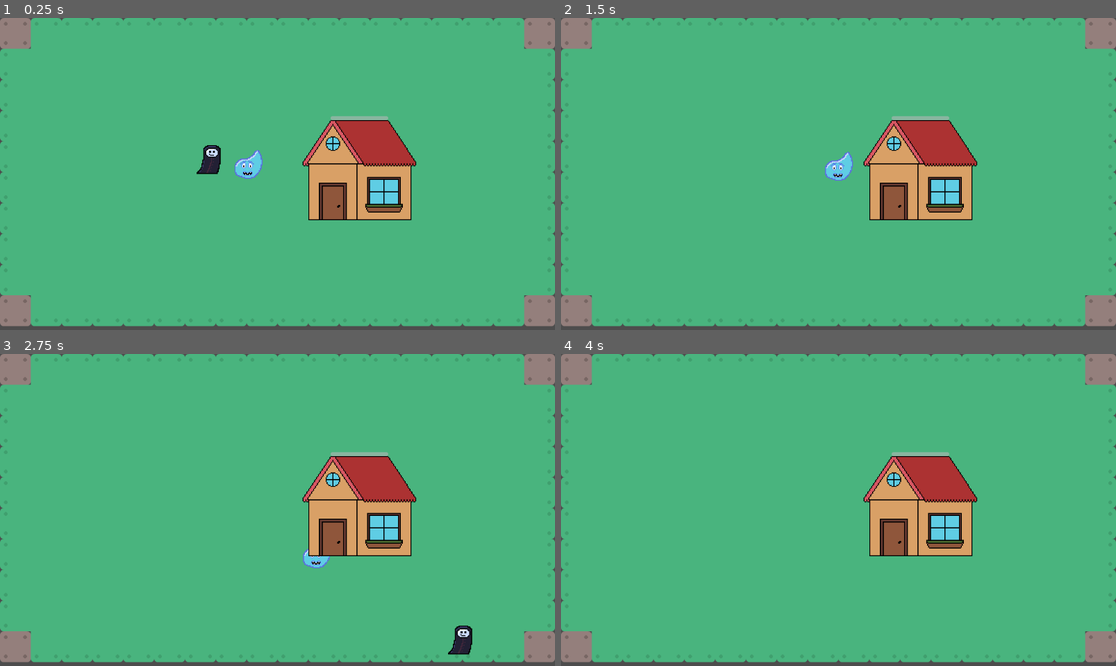
Above: before the commit, frames 1-4 (two rows, left to right).
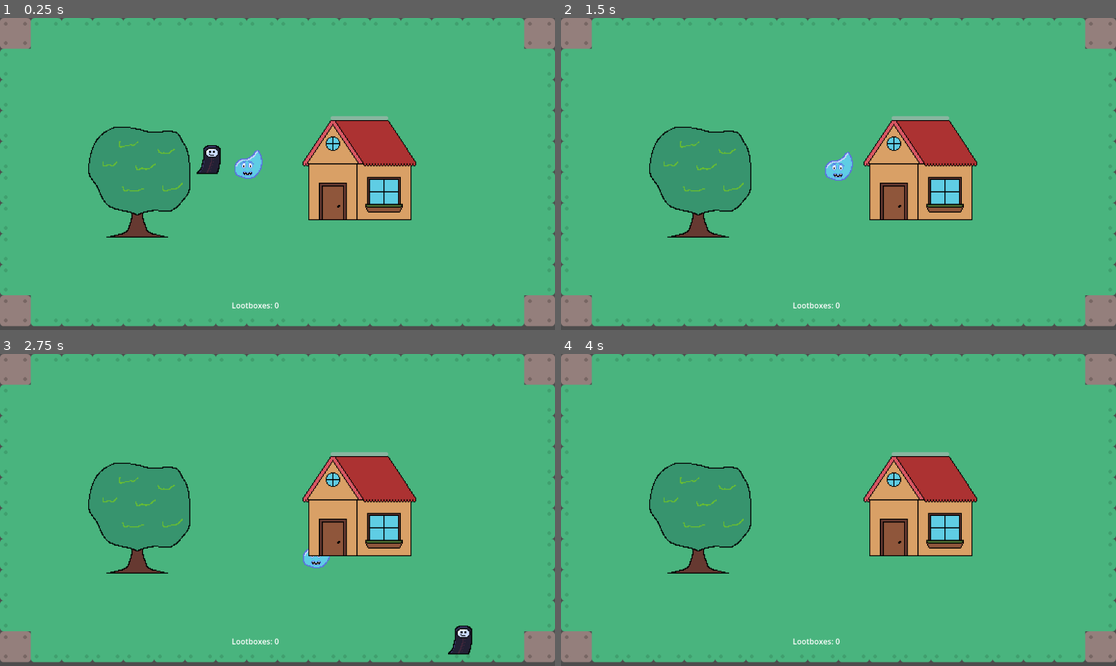
Above: after the commit, the same moments.

Repository: Uvecrep/Gamba
Game: Godot game, scene res://levels/main.tscn
Two runs of this game, one before a commit and one after it. Both use one fixed random seed, a clock stepped at 60 frames per second and the inputs below.
Inputs:
- Up to frame 1 (0.25 s): no input
- Up to frame 2 (1.5 s): tap Enter at 0.5 s; hold D (right) 0.53-1.28 s; tap E (interact, bound only after the commit) at 0.6 s; tap Q (use_lootbox, bound only after the commit) at 0.8, 1.35 s; hold S (down) from 1.28 s (still down)
- Up to frame 3 (2.75 s): tap E (interact, bound only after the commit) at 1.55, 2.1 s; release S (down) at 2.03 s; hold D (right) from 2.03 s (still down); tap Q (use_lootbox, bound only after the commit) at 2.3 s
- Up to frame 4 (4 s): release D (right) at 2.78 s; hold W (up) 2.78-3.53 s; tap Q (use_lootbox, bound only after the commit) at 2.85, 3.8 s; tap E (interact, bound only after the commit) at 3.05, 3.6 s; hold A (left) from 3.53 s (still down)

The runs differ from the first frame. In frame 1, 4.7% of the frame differs, in the area x 15-51%, y 34-94%; in frame 2, 4.7%; in frame 3, 4.7%; in frame 4, 4.7%.

Commit message:
Add new tree and lootbox entities with inventory management and UI updates

Diff:
--- a/assets/lootbox/lootbox.gd
+++ b/assets/lootbox/lootbox.gd
@@ -13,13 +13,13 @@
 		assert(false, "Lootbox.roll() failed: lootTable is empty")
 		return null
 
-	var total_weight := 0.0
+	var total_weight: float = 0.0
 
 	for x in lootTable:
 		total_weight += x.weight
 
-	var rand := randf() * total_weight
-	var cumulative := 0.0
+	var rand: float = randf() * total_weight
+	var cumulative: float = 0.0
 
 	for x in lootTable:
 		cumulative += x.weight
--- a/assets/lootbox/lootbox_testing/lootbox_testing.gd
+++ b/assets/lootbox/lootbox_testing/lootbox_testing.gd
@@ -15,8 +15,8 @@
 	LoadResourceLineEdit.text = "res://assets/Lootbox/Lootbox_testing/example_Lootbox.tres"
 	reload_Lootbox_ui()
 
-func load_loot_box_resource(path: String):
-	var loaded_resource = ResourceLoader.load(path)
+func load_loot_box_resource(path: String) -> void:
+	var loaded_resource: Resource = ResourceLoader.load(path)
 
 	if not loaded_resource:
 		print("Failed to load resource at path: " + path)
@@ -28,7 +28,7 @@
 
 	LoadedLootbox = loaded_resource
 
-func reload_Lootbox_ui():
+func reload_Lootbox_ui() -> void:
 	LootboxPathLabel.text = LoadedLootbox.resource_path if LoadedLootbox != null else "none"
 	LootboxNameLabel.text = LoadedLootbox.name if LoadedLootbox != null else "none"
 	LootboxColorLabel.text = LoadedLootbox.color if LoadedLootbox != null else "none"
--- a/entities/enemy/enemy.gd
+++ b/entities/enemy/enemy.gd
@@ -9,8 +9,8 @@
 @export var nearby_target_radius: float = 180.0
 @export var max_health: float = 100.0
 
-const PHYSICS_LAYER_WORLD := 1 << 0
-const PHYSICS_LAYER_ENEMY := 1 << 2
+const PHYSICS_LAYER_WORLD: int = 1 << 0
+const PHYSICS_LAYER_ENEMY: int = 1 << 2
 
 var _current_target: Node2D
 var _time_to_repath: float = 0.0
@@ -33,9 +33,9 @@
 		_time_to_repath = repath_interval
 
 	if is_instance_valid(_current_target):
-		var target_distance := global_position.distance_to(_current_target.global_position)
+		var target_distance: float = global_position.distance_to(_current_target.global_position)
 		# Use collider size to avoid pushing into targets and causing sticky contact.
-		var stop_distance := _get_stop_distance(_current_target)
+		var stop_distance: float = _get_stop_distance(_current_target)
 		if target_distance > stop_distance:
 			velocity = global_position.direction_to(_current_target.global_position) * move_speed
 		else:
@@ -67,7 +67,7 @@
 	_health_bar.visible = true
 
 func _find_priority_target() -> Node2D:
-	var nearby_target := _find_closest_target_in_groups(nearby_target_groups, nearby_target_radius)
+	var nearby_target: Node2D = _find_closest_target_in_groups(nearby_target_groups, nearby_target_radius)
 	if is_instance_valid(nearby_target):
 		return nearby_target
 
@@ -75,9 +75,9 @@
 
 func _find_closest_target_in_groups(group_names: PackedStringArray, radius: float) -> Node2D:
 	var closest_target: Node2D
-	var closest_distance_sq := INF
-	var has_radius_limit := radius > 0.0
-	var radius_sq := radius * radius
+	var closest_distance_sq: float = INF
+	var has_radius_limit: bool = radius > 0.0
+	var radius_sq: float = radius * radius
 
 	for group_name in group_names:
 		for candidate in get_tree().get_nodes_in_group(group_name):
@@ -86,8 +86,8 @@
 			if not candidate is Node2D:
 				continue
 
-			var candidate_2d := candidate as Node2D
-			var distance_sq := global_position.distance_squared_to(candidate_2d.global_position)
+			var candidate_2d: Node2D = candidate as Node2D
+			var distance_sq: float = global_position.distance_squared_to(candidate_2d.global_position)
 			if has_radius_limit and distance_sq > radius_sq:
 				continue
 
@@ -102,7 +102,7 @@
 		return null
 
 	var closest_target: Node2D
-	var closest_distance_sq := INF
+	var closest_distance_sq: float = INF
 
 	for candidate in get_tree().get_nodes_in_group(group_name):
 		if candidate == self:
@@ -110,8 +110,8 @@
 		if not candidate is Node2D:
 			continue
 
-		var candidate_2d := candidate as Node2D
-		var distance_sq := global_position.distance_squared_to(candidate_2d.global_position)
+		var candidate_2d: Node2D = candidate as Node2D
+		var distance_sq: float = global_position.distance_squared_to(candidate_2d.global_position)
 		if distance_sq < closest_distance_sq:
 			closest_distance_sq = distance_sq
 			closest_target = candidate_2d
@@ -119,28 +119,28 @@
 	return closest_target
 
 func _get_stop_distance(target: Node2D) -> float:
-	var self_radius := _estimate_collision_radius(self)
-	var target_radius := _estimate_collision_radius(target)
-	var collision_stop_distance := self_radius + target_radius + target_stop_padding
+	var self_radius: float = _estimate_collision_radius(self)
+	var target_radius: float = _estimate_collision_radius(target)
+	var collision_stop_distance: float = self_radius + target_radius + target_stop_padding
 	return maxf(target_reach_distance, collision_stop_distance)
 
 func _estimate_collision_radius(body: Node2D) -> float:
-	var collision_shape := body.get_node_or_null("CollisionShape2D") as CollisionShape2D
+	var collision_shape: CollisionShape2D = body.get_node_or_null("CollisionShape2D") as CollisionShape2D
 	if collision_shape == null or collision_shape.shape == null:
 		return 0.0
 
-	var max_scale := maxf(absf(collision_shape.global_scale.x), absf(collision_shape.global_scale.y))
+	var max_scale: float = maxf(absf(collision_shape.global_scale.x), absf(collision_shape.global_scale.y))
 
 	if collision_shape.shape is RectangleShape2D:
-		var rect_shape := collision_shape.shape as RectangleShape2D
+		var rect_shape: RectangleShape2D = collision_shape.shape as RectangleShape2D
 		return rect_shape.size.length() * 0.5 * max_scale
 
 	if collision_shape.shape is CircleShape2D:
-		var circle_shape := collision_shape.shape as CircleShape2D
+		var circle_shape: CircleShape2D = collision_shape.shape as CircleShape2D
 		return circle_shape.radius * max_scale
 
 	if collision_shape.shape is CapsuleShape2D:
-		var capsule_shape := collision_shape.shape as CapsuleShape2D
+		var capsule_shape: CapsuleShape2D = collision_shape.shape as CapsuleShape2D
 		return (capsule_shape.height * 0.5 + capsule_shape.radius) * max_scale
 
 	return 0.0
--- a/entities/enemy/enemy_spawner.gd
+++ b/entities/enemy/enemy_spawner.gd
@@ -24,32 +24,32 @@
 	if _alive_enemy_count() >= max_alive_enemies:
 		return
 
-	var enemy_instance := enemy_scene.instantiate()
+	var enemy_instance: Node = enemy_scene.instantiate()
 	if not enemy_instance is Node2D:
 		push_warning("enemy_scene is not a Node2D scene.")
 		return
 
-	var enemy_2d := enemy_instance as Node2D
+	var enemy_2d: Node2D = enemy_instance as Node2D
 	enemy_2d.global_position = _pick_spawn_position()
 	_resolve_target_parent().add_child(enemy_instance)
 
 func _alive_enemy_count() -> int:
-	var count := 0
+	var count: int = 0
 	for enemy in get_tree().get_nodes_in_group("enemies"):
 		if is_instance_valid(enemy):
 			count += 1
 	return count
 
 func _pick_spawn_position() -> Vector2:
-	var spawn_root := get_node_or_null(spawn_points_root_path)
+	var spawn_root: Node = get_node_or_null(spawn_points_root_path)
 	if spawn_root == null:
 		return global_position
 
-	var points := spawn_root.get_children()
+	var points: Array[Node] = spawn_root.get_children()
 	if points.is_empty():
 		return global_position
 
-	var random_point := points[randi() % points.size()]
+	var random_point: Node = points[randi() % points.size()]
 	if random_point is Node2D:
 		return (random_point as Node2D).global_position
 
@@ -57,7 +57,7 @@
 
 func _resolve_target_parent() -> Node:
 	if target_parent_path != NodePath(""):
-		var configured_parent := get_node_or_null(target_parent_path)
+		var configured_parent: Node = get_node_or_null(target_parent_path)
 		if configured_parent != null:
 			return configured_parent
 
--- a/entities/player/player.gd
+++ b/entities/player/player.gd
@@ -1,9 +1,20 @@
 extends CharacterBody2D
 
-@export var speed = 400
+@export var speed: float = 400.0
+@export var starting_lootboxes: int = 0
+@export var harvest_range: float = 96.0
+@export var harvest_amount_per_interaction: int = 1
+@export var harvest_action: StringName = &"interact"
+@export var use_lootbox_action: StringName = &"use_lootbox"
+@export var summon_scene: PackedScene = preload("res://entities/summon/summon.tscn")
+@export var summon_spawn_distance: float = 48.0
 
-const PHYSICS_LAYER_WORLD := 1 << 0
-const PHYSICS_LAYER_PLAYER := 1 << 1
+signal lootbox_inventory_changed(current: int, previous: int)
+
+const PHYSICS_LAYER_WORLD: int = 1 << 0
+const PHYSICS_LAYER_PLAYER: int = 1 << 1
+
+var inventory: PlayerInventory = PlayerInventory.new()
 
 func _ready() -> void:
 	motion_mode = CharacterBody2D.MOTION_MODE_FLOATING
@@ -11,10 +22,100 @@
 	collision_mask = PHYSICS_LAYER_WORLD
 	add_to_group("players")
 
-func get_input():
-	var input_direction = Input.get_vector("left", "right", "up", "down")
+	if not inventory.lootboxes_changed.is_connected(_on_inventory_lootboxes_changed):
+		inventory.lootboxes_changed.connect(_on_inventory_lootboxes_changed)
+
+	inventory.set_lootbox_count(starting_lootboxes)
+
+func get_lootbox_count() -> int:
+	return inventory.get_lootbox_count()
+
+func add_lootboxes(amount: int) -> int:
+	return inventory.add_lootboxes(amount)
+
+func try_spend_lootboxes(amount: int) -> bool:
+	return inventory.try_spend_lootboxes(amount)
+
+func _on_inventory_lootboxes_changed(current: int, previous: int) -> void:
+	lootbox_inventory_changed.emit(current, previous)
+
+func get_input() -> void:
+	var input_direction: Vector2 = Input.get_vector("left", "right", "up", "down")
 	velocity = input_direction * speed
 
-func _physics_process(_delta):
+func _physics_process(_delta: float) -> void:
 	get_input()
 	move_and_slide()
+	_try_harvest_tree()
+	_try_use_lootbox()
+
+func _try_harvest_tree() -> void:
+	if not Input.is_action_just_pressed(harvest_action):
+		return
+
+	var nearest_tree: Node = _find_nearest_harvestable_tree()
+	if nearest_tree == null:
+		return
+
+	var harvested: int = int(nearest_tree.call("harvest_fruit", harvest_amount_per_interaction))
+	if harvested > 0:
+		add_lootboxes(harvested)
+
+func _find_nearest_harvestable_tree() -> Node:
+	var trees: Array = get_tree().get_nodes_in_group("trees")
+	var nearest_tree: Node = null
+	var nearest_distance_sq: float = harvest_range * harvest_range
+
+	for tree in trees:
+		if not (tree is Node2D):
+			continue
+		if not tree.has_method("can_harvest") or not tree.has_method("harvest_fruit"):
+			continue
+		if not bool(tree.call("can_harvest")):
+			continue
+
+		var tree_node: Node2D = tree as Node2D
+		var distance_sq: float = global_position.distance_squared_to(tree_node.global_position)
+		if distance_sq > nearest_distance_sq:
+			continue
+
+		nearest_distance_sq = distance_sq
+		nearest_tree = tree
+
+	return nearest_tree
+
+func _try_use_lootbox() -> void:
+	if not Input.is_action_just_pressed(use_lootbox_action):
+		return
+	if summon_scene == null:
+		push_warning("Player: summon_scene is not configured; cannot use lootbox.")
+		return
+	if not try_spend_lootboxes(1):
+		return
+
+	if not _spawn_summon_from_lootbox():
+		# Refund on spawn failure so lootboxes are not lost by configuration errors.
+		add_lootboxes(1)
+
+func _spawn_summon_from_lootbox() -> bool:
+	var summon_instance: Node = summon_scene.instantiate()
+	if not (summon_instance is Node2D):
+		push_warning("Player: summon_scene does not instantiate to a Node2D.")
+		return false
+
+	var summon_parent: Node = _resolve_summon_parent()
+	summon_parent.add_child(summon_instance)
+	var summon_node: Node2D = summon_instance as Node2D
+	summon_node.global_position = _pick_summon_spawn_position()
+	return true
+
+func _pick_summon_spawn_position() -> Vector2:
+	var spawn_direction: Vector2 = Vector2.RIGHT.rotated(randf() * TAU)
+	return global_position + (spawn_direction * summon_spawn_distance)
+
+func _resolve_summon_parent() -> Node:
+	if get_tree().current_scene != null:
+		return get_tree().current_scene
+	if get_parent() != null:
+		return get_parent()
+	return self
--- a/entities/summon/summon.gd
+++ b/entities/summon/summon.gd
@@ -9,8 +9,8 @@
 @export var attack_cooldown: float = 0.8
 @export var attack_projectile_scene: PackedScene = preload("res://entities/summon/summon_attack.tscn")
 
-const PHYSICS_LAYER_WORLD := 1 << 0
-const PHYSICS_LAYER_SUMMON := 1 << 3
+const PHYSICS_LAYER_WORLD: int = 1 << 0
+const PHYSICS_LAYER_SUMMON: int = 1 << 3
 
 var _enemy_target: Node2D
 var _player_target: Node2D
@@ -34,7 +34,7 @@
 		_time_to_repath = repath_interval
 
 	if is_instance_valid(_enemy_target):
-		var distance_to_enemy := global_position.distance_to(_enemy_target.global_position)
+		var distance_to_enemy: float = global_position.distance_to(_enemy_target.global_position)
 		if distance_to_enemy <= attack_range:
 			velocity = Vector2.ZERO
 			_try_attack(_enemy_target)
@@ -63,11 +63,11 @@
 			target.call("take_damage", attack_damage)
 		return
 
-	var attack_instance := attack_projectile_scene.instantiate()
+	var attack_instance: Node = attack_projectile_scene.instantiate()
 	if not attack_instance is Node2D:
 		return
 
-	var projectile := attack_instance as Node2D
+	var projectile: Node2D = attack_instance as Node2D
 	projectile.global_position = global_position
 	if projectile.has_method("setup"):
 		projectile.call("setup", target, attack_damage)
@@ -81,12 +81,12 @@
 		velocity = Vector2.ZERO
 
 func _find_player() -> Node2D:
-	var players := get_tree().get_nodes_in_group("players")
+	var players: Array = get_tree().get_nodes_in_group("players")
 	if not players.is_empty() and players[0] is Node2D:
 		return players[0] as Node2D
 
 	if get_tree().current_scene != null:
-		var by_name := get_tree().current_scene.find_child("player", true, false)
+		var by_name: Node = get_tree().current_scene.find_child("player", true, false)
 		if by_name is Node2D:
 			return by_name as Node2D
 
@@ -94,14 +94,14 @@
 
 func _find_closest_enemy() -> Node2D:
 	var closest_enemy: Node2D
-	var closest_distance_sq := INF
+	var closest_distance_sq: float = INF
 
 	for candidate in get_tree().get_nodes_in_group("enemies"):
 		if not candidate is Node2D:
 			continue
 
-		var enemy_2d := candidate as Node2D
-		var distance_sq := global_position.distance_squared_to(enemy_2d.global_position)
+		var enemy_2d: Node2D = candidate as Node2D
+		var distance_sq: float = global_position.distance_squared_to(enemy_2d.global_position)
 		if distance_sq < closest_distance_sq:
 			closest_distance_sq = distance_sq
 			closest_enemy = enemy_2d
--- a/entities/summon/summon_attack.gd
+++ b/entities/summon/summon_attack.gd
@@ -25,8 +25,8 @@
 		queue_free()
 		return
 
-	var to_target := _target.global_position - global_position
-	var distance := to_target.length()
+	var to_target: Vector2 = _target.global_position - global_position
+	var distance: float = to_target.length()
 	if distance <= hit_distance:
 		if _target.has_method("take_damage"):
 			_target.call("take_damage", _damage)
--- /dev/null
+++ b/entities/tree/tree.gd
@@ -0,0 +1,114 @@
+extends StaticBody2D
+
+signal fruit_count_changed(current: int, maximum: int)
+
+@export var growth_interval_seconds: float = 30.0
+@export var max_fruit: int = 6
+@export var starting_fruit: int = 0
+
+var _fruit_count: int = 0
+var _shown_fruit_indices: Array[int] = []
+var _rng: RandomNumberGenerator = RandomNumberGenerator.new()
+
+@onready var _growth_timer: Timer = $GrowthTimer
+@onready var _fruit_sprites: Array[Sprite2D] = [
+	get_node_or_null("FruitSprites/Fruit1") as Sprite2D,
+	get_node_or_null("FruitSprites/Fruit2") as Sprite2D,
+	get_node_or_null("FruitSprites/Fruit3") as Sprite2D,
+	get_node_or_null("FruitSprites/Fruit4") as Sprite2D,
+	get_node_or_null("FruitSprites/Fruit5") as Sprite2D,
+	get_node_or_null("FruitSprites/Fruit6") as Sprite2D,
+]
+
+func _ready() -> void:
+	add_to_group("trees")
+	_rng.randomize()
+	_initialize_fruit_visuals()
+
+	_growth_timer.wait_time = maxf(growth_interval_seconds, 0.01)
+	if not _growth_timer.timeout.is_connected(_on_growth_timer_timeout):
+		_growth_timer.timeout.connect(_on_growth_timer_timeout)
+
+	_set_fruit_count(starting_fruit)
+	_refresh_growth_timer()
+
+func get_fruit_count() -> int:
+	return _fruit_count
+
+func can_harvest() -> bool:
+	return _fruit_count > 0
+
+func harvest_fruit(amount: int = 1) -> int:
+	if amount <= 0:
+		return 0
+
+	var harvested: int = mini(amount, _fruit_count)
+	if harvested <= 0:
+		return 0
+
+	_set_fruit_count(_fruit_count - harvested)
+	_refresh_growth_timer()
+	return harvested
+
+func _on_growth_timer_timeout() -> void:
+	if _fruit_count >= max_fruit:
+		_refresh_growth_timer()
+		return
+
+	_set_fruit_count(_fruit_count + 1)
+	if _fruit_count >= max_fruit:
+		_refresh_growth_timer()
+
+func _set_fruit_count(value: int) -> void:
+	_fruit_count = clampi(value, 0, maxi(max_fruit, 0))
+	_update_fruit_visuals()
+	fruit_count_changed.emit(_fruit_count, max_fruit)
+
+func _refresh_growth_timer() -> void:
+	if max_fruit <= 0 or _fruit_count >= max_fruit:
+		_growth_timer.stop()
+		return
+
+	if _growth_timer.is_stopped():
+		_growth_timer.start()
+
+func _update_fruit_visuals() -> void:
+	var target_visible_count: int = mini(_fruit_count, _fruit_sprites.size())
+
+	while _shown_fruit_indices.size() < target_visible_count:
+		var hidden_index: int = _pick_random_hidden_fruit_index()
+		if hidden_index < 0:
+			break
+
+		_shown_fruit_indices.append(hidden_index)
+		var fruit_to_show: Sprite2D = _fruit_sprites[hidden_index]
+		if fruit_to_show != null:
+			fruit_to_show.visible = true
+
+	while _shown_fruit_indices.size() > target_visible_count:
+		var shown_index: int = int(_shown_fruit_indices.pop_back())
+		var fruit_to_hide: Sprite2D = _fruit_sprites[shown_index]
+		if fruit_to_hide != null:
+			fruit_to_hide.visible = false
+
+func _pick_random_hidden_fruit_index() -> int:
+	var hidden_indices: Array[int] = []
+	for i in _fruit_sprites.size():
+		if _fruit_sprites[i] == null:
+			continue
+		if _shown_fruit_indices.has(i):
+			continue
+
+		hidden_indices.append(i)
+
+	if hidden_indices.is_empty():
+		return -1
+
+	var random_hidden_index: int = _rng.randi_range(0, hidden_indices.size() - 1)
+	return hidden_indices[random_hidden_index]
+
+func _initialize_fruit_visuals() -> void:
+	_shown_fruit_indices.clear()
+	for fruit_sprite in _fruit_sprites:
+		if fruit_sprite != null:
+			fruit_sprite.visible = false
--- /dev/null
+++ b/entities/tree/tree.tscn
@@ -0,0 +1,61 @@
+[gd_scene format=3 uid="uid://bnb85qll64ayq"]
+
+[ext_resource type="Script" uid="uid://byh8l2e83pirx" path="res://entities/tree/tree.gd" id="1_2e5kc"]
+[ext_resource type="Texture2D" uid="uid://d332vv4slojvn" path="res://assets/characters/tree.png" id="2_j2nfi"]
+[ext_resource type="Texture2D" uid="uid://iftuo3yyscy6" path="res://assets/characters/lootbox_fruit.png" id="3_2swbe"]
+
+[sub_resource type="RectangleShape2D" id="RectangleShape2D_ve3t3"]
+size = Vector2(54, 66)
+
+[node name="tree" type="StaticBody2D" unique_id=591576038]
+script = ExtResource("1_2e5kc")
+
+[node name="CollisionShape2D" type="CollisionShape2D" parent="." unique_id=684601904]
+position = Vector2(0, 18)
+shape = SubResource("RectangleShape2D_ve3t3")
+
+[node name="Sprite2D" type="Sprite2D" parent="." unique_id=1167518820]
+texture_filter = 1
+scale = Vector2(2, 2)
+texture = ExtResource("2_j2nfi")
+
+[node name="GrowthTimer" type="Timer" parent="." unique_id=2084177012]
+wait_time = 30.0
+
+[node name="FruitSprites" type="Node2D" parent="." unique_id=1032264095]
+
+[node name="Fruit1" type="Sprite2D" parent="FruitSprites" unique_id=242864110]
+visible = false
+texture_filter = 1
+position = Vector2(-15, -50)
+texture = ExtResource("3_2swbe")
+
+[node name="Fruit2" type="Sprite2D" parent="FruitSprites" unique_id=1610762486]
+visible = false
+texture_filter = 1
+position = Vector2(57, -32)
+texture = ExtResource("3_2swbe")
+
+[node name="Fruit3" type="Sprite2D" parent="FruitSprites" unique_id=1943932944]
+visible = false
+texture_filter = 1
+position = Vector2(-16, 44)
+texture = ExtResource("3_2swbe")
+
+[node name="Fruit4" type="Sprite2D" parent="FruitSprites" unique_id=901024854]
+visible = false
+texture_filter = 1
+position = Vector2(-56, -8)
+texture = ExtResource("3_2swbe")
+
+[node name="Fruit5" type="Sprite2D" parent="FruitSprites" unique_id=832075630]
+visible = false
+texture_filter = 1
+position = Vector2(16, 0)
+texture = ExtResource("3_2swbe")
+
+[node name="Fruit6" type="Sprite2D" parent="FruitSprites" unique_id=159359206]
+visible = false
+texture_filter = 1
+position = Vector2(65, 44)
+texture = ExtResource("3_2swbe")
--- a/levels/main.tscn
+++ b/levels/main.tscn
@@ -4,7 +4,9 @@
 [ext_resource type="PackedScene" uid="uid://d34vqfagsgpkm" path="res://levels/world.tscn" id="2_wdj6m"]
 [ext_resource type="PackedScene" uid="uid://d1i770h2w5bx1" path="res://entities/summon/summon.tscn" id="4_wrc4g"]
 [ext_resource type="PackedScene" uid="uid://domyo1x6j4x7w" path="res://entities/enemy/enemy_spawner.tscn" id="5_u7xt2"]
-[ext_resource type="PackedScene" path="res://entities/house/house.tscn" id="6_7hmax"]
+[ext_resource type="PackedScene" uid="uid://b6u051drnvexw" path="res://entities/house/house.tscn" id="6_7hmax"]
+[ext_resource type="PackedScene" uid="uid://bnb85qll64ayq" path="res://entities/tree/tree.tscn" id="7_b7kfm"]
+[ext_resource type="Script" uid="uid://crktasjdq5d76" path="res://scripts/lootbox_counter_hud.gd" id="8_hud"]
 
 [node name="Main" type="Node2D" unique_id=805994972]
 
@@ -20,5 +22,18 @@
 position = Vector2(547, 284)
 spawn_interval = 5.0
 
-[node name="house" parent="." instance=ExtResource("6_7hmax")]
+[node name="house" parent="." unique_id=1330574672 instance=ExtResource("6_7hmax")]
 position = Vector2(744, 292)
+
+[node name="tree" parent="." unique_id=1524401863 instance=ExtResource("7_b7kfm")]
+position = Vector2(285, 328)
+
+[node name="UI" type="CanvasLayer" parent="." unique_id=299344106]
+script = ExtResource("8_hud")
+
+[node name="LootboxCountLabel" type="Label" parent="UI" unique_id=213834753]
+offset_left = 481.0
+offset_top = 585.0
+offset_right = 725.0
+offset_bottom = 613.0
+text = "Lootboxes: 0"
--- a/project.godot
+++ b/project.godot
@@ -37,6 +37,16 @@
 "events": [Object(InputEventKey,"resource_local_to_scene":false,"resource_name":"","device":-1,"window_id":0,"alt_press …(192 unchanged characters)…
 ]
 }
+interact={
+"deadzone": 0.2,
+"events": [Object(InputEventKey,"resource_local_to_scene":false,"resource_name":"","device":-1,"window_id":0,"alt_pressed":false,"shift_pressed":false,"ctrl_pressed":false,"meta_pressed":false,"pressed":false,"keycode":0,"physical_keycode":69,"key_label":0,"unicode":101,"location":0,"echo":false,"script":null)
+]
+}
+use_lootbox={
+"deadzone": 0.2,
+"events": [Object(InputEventKey,"resource_local_to_scene":false,"resource_name":"","device":-1,"window_id":0,"alt_pressed":false,"shift_pressed":false,"ctrl_pressed":false,"meta_pressed":false,"pressed":false,"keycode":0,"physical_keycode":81,"key_label":0,"unicode":113,"location":0,"echo":false,"script":null)
+]
+}
 
 [physics]
 
--- /dev/null
+++ b/scripts/lootbox_counter_hud.gd
@@ -0,0 +1,30 @@
+extends CanvasLayer
+
+@export var player_path: NodePath = ^"../player"
+
+@onready var _lootbox_count_label: Label = $LootboxCountLabel
+
+func _ready() -> void:
+	var player: Node = get_node_or_null(player_path)
+	if player == null:
+		_update_label(0)
+		push_warning("LootboxCounterHUD: player node was not found at player_path")
+		return
+
+	if not player.has_signal("lootbox_inventory_changed"):
+		_update_label(0)
+		push_warning("LootboxCounterHUD: player does not expose lootbox_inventory_changed")
+		return
+
+	var inventory_changed_callable: Callable = Callable(self, "_on_lootbox_inventory_changed")
+	if not player.is_connected("lootbox_inventory_changed", inventory_changed_callable):
+		player.connect("lootbox_inventory_changed", inventory_changed_callable)
+
+	var initial_count_variant: Variant = player.call("get_lootbox_count")
+	_update_label(int(initial_count_variant))
+
+func _on_lootbox_inventory_changed(current: int, _previous: int) -> void:
+	_update_label(current)
+
+func _update_label(current_count: int) -> void:
+	_lootbox_count_label.text = "Lootboxes: %d" % maxi(current_count, 0)
--- /dev/null
+++ b/scripts/player_inventory.gd
@@ -0,0 +1,34 @@
+extends RefCounted
+class_name PlayerInventory
+
+signal lootboxes_changed(current: int, previous: int)
+
+var _lootbox_count: int = 0
+
+func get_lootbox_count() -> int:
+	return _lootbox_count
+
+func set_lootbox_count(value: int) -> void:
+	var next_count: int = maxi(value, 0)
+	if next_count == _lootbox_count:
+		return
+
+	var previous_count: int = _lootbox_count
+	_lootbox_count = next_count
+	lootboxes_changed.emit(_lootbox_count, previous_count)
+
+func add_lootboxes(amount: int) -> int:
+	if amount <= 0:
+		return 0
+
+	set_lootbox_count(_lootbox_count + amount)
+	return amount
+
+func try_spend_lootboxes(amount: int) -> bool:
+	if amount <= 0:
+		return true
+	if _lootbox_count < amount:
+		return false
+
+	set_lootbox_count(_lootbox_count - amount)
+	return true
Binary file added: assets/characters/lootbox_fruit.png
Not shown, added: assets/characters/lootbox_fruit.png.import
Binary file added: assets/characters/tree.png
Not shown, added: assets/characters/tree.png.import
Not shown, added: entities/tree/tree.gd.uid
Not shown, added: scripts/lootbox_counter_hud.gd.uid
Not shown, added: scripts/player_inventory.gd.uid
